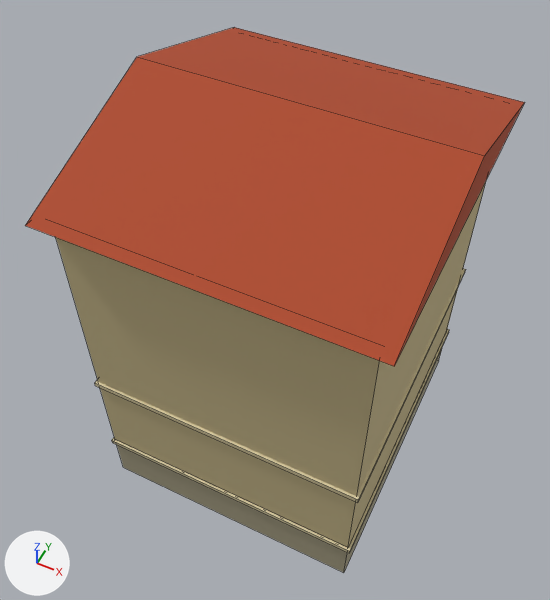
The Blender file assets/environment/city_square/sources/corner_house.blend as it was, and as the next commit left it.
Before and after are seen from a 50 mm lens placed at (6.28, -13.73, 21.86), pointed at (-0.37, -0.44, 5.25). The axes (+X, +Y, +Z) are drawn at lower left. The lights are the same throughout. The first picture is the older version. Mesh edges are drawn as thin lines.

In view in the first picture: 'HorizontalTrim', 'HorizontalTrim.001', 'StoneFoundation', 'StuccoWalls', 'TerracottaRoof'.
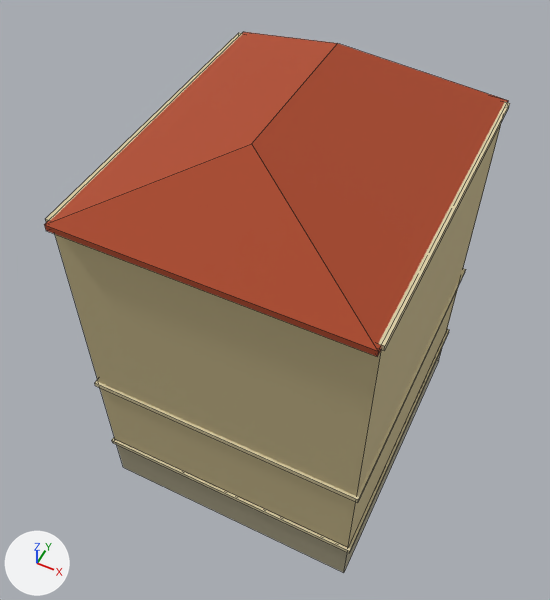
What differs and where, as boxes (x1, y1, x2, y2) in the pictures (550 x 600 px):
'TerracottaRoof', reshaped (7% narrower): before (25, 27, 524, 366); after (44, 32, 508, 357)
'HorizontalTrim.002', unchanged, uncovered by the edit: after (45, 33, 510, 350)

The edits, one by one:
me_terracottaroof is used by ob_terracottaroof; location (0.0, 0.0, 0.0).
me_terracottaroof had 6 vertices, 5 faces and spanned x -4.4..4.4, y -4.9..4.9, z 10.2..11.8.
me_terracottaroof now has 12 vertices, 12 faces and spans x -4.0..4.0, y -4.72..4.72, z 10.06..12.14.
me_terracottaroof part 1: the whole mesh is rebuilt.
